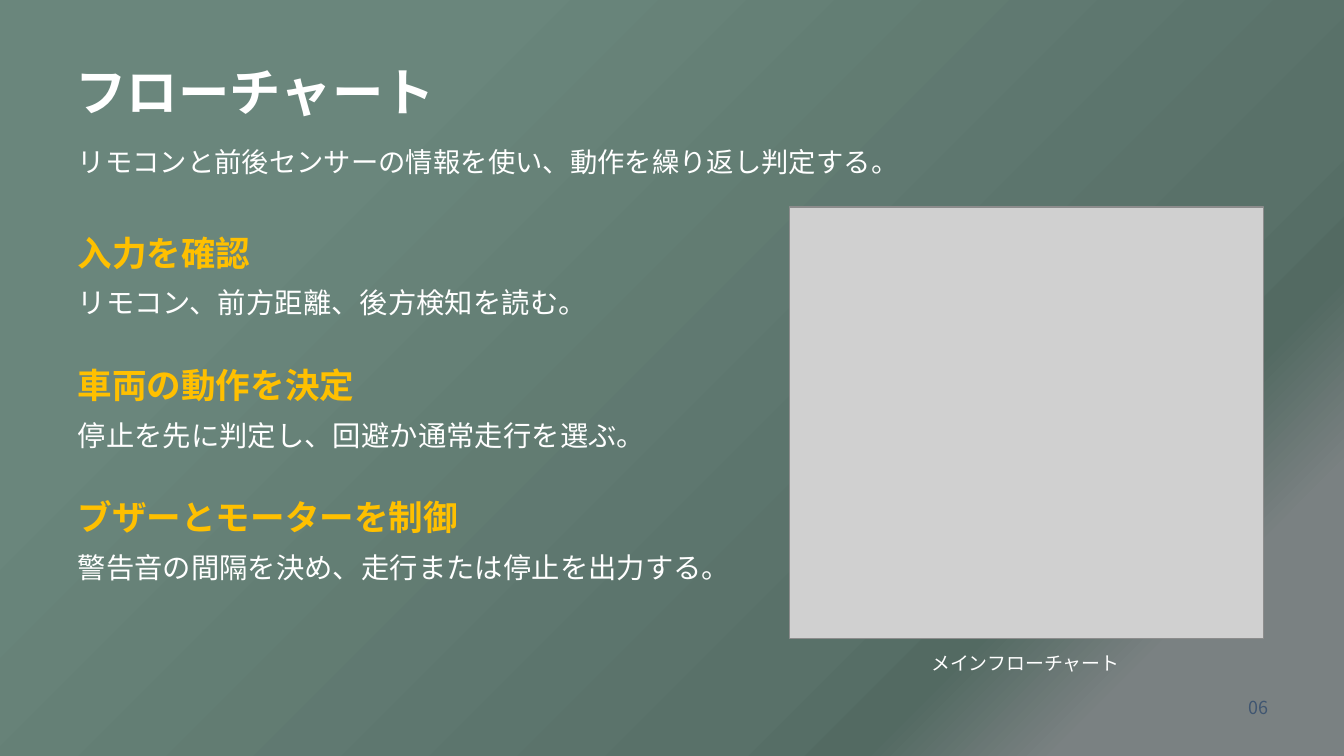
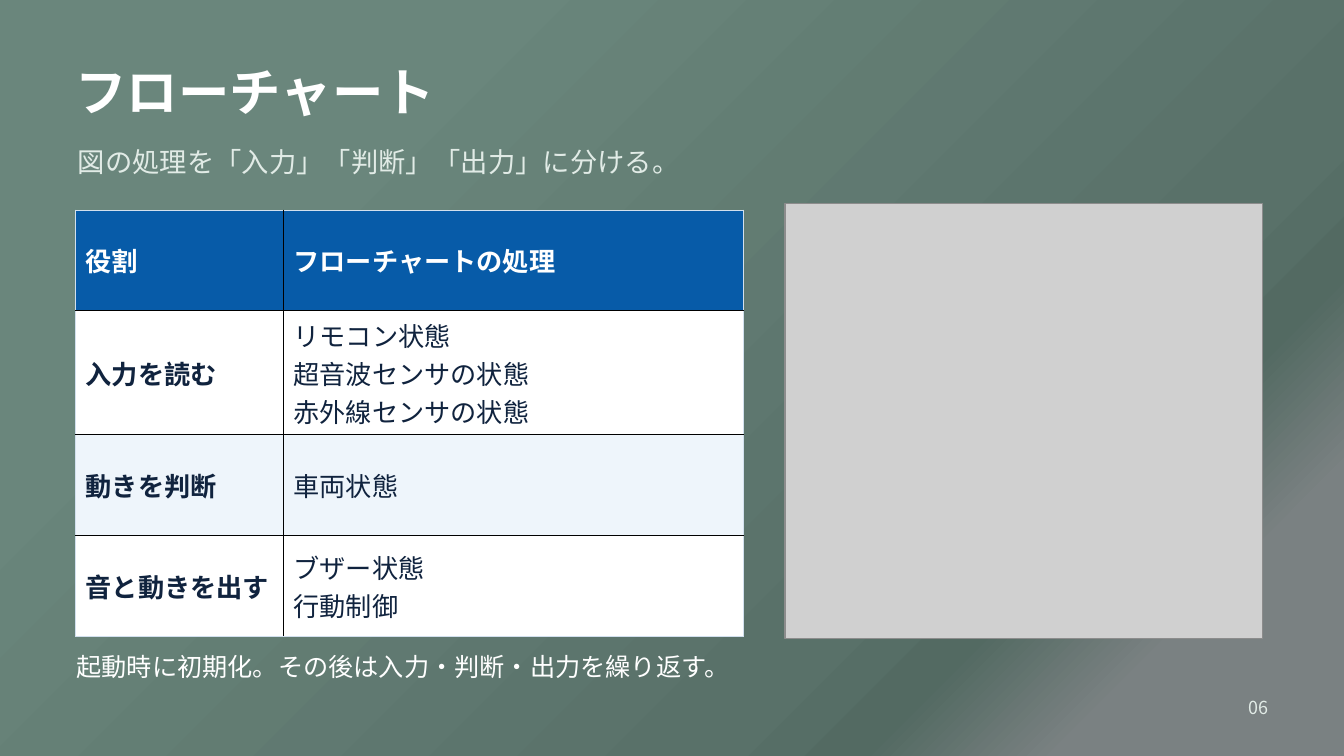
Before and after one commit to aaa1550/-, a slide deck: slide 6 of docs/files/OSOYOO_robot_car_presentation.pptx. Drawn at 1344x756 pixels with LibreOffice and Linux fonts; fonts in the diff are those of the drawing; grey boxes stand for pictures. Boxes give left, top, right and bottom in pixels: in the first picture for what was removed or moved away, otherwise in the second. Text is boxed around its words. In the diff, an @@ line names an element or a change of style, - is before the commit and + after.

```diff
--- a/docs/files/OSOYOO_robot_car_presentation.pptx
+++ b/docs/files/OSOYOO_robot_car_presentation.pptx
@@ text at (x1=78, y1=149, x2=680, y2=175): text changed; text colour #FFFFFF to #E1EBE6 @@
-リモコンと前後センサーの情報を使い、動作を繰り返し判定する。
+図の処理を「入力」「判断」「出力」に分ける。
@@ picture resized from (x1=789, y1=207, x2=1263, y2=638) to (x1=785, y1=204, x2=1263, y2=638) @@
@@ table added at (x1=76, y1=210, x2=743, y2=623), 4 rows, 2 columns @@
+役割 | フローチャートの処理
+入力を読む | リモコン状態 / 超音波センサの状態 / 赤外線センサの状態
+動きを判断 | 車両状態
+音と動きを出す | ブザー状態 / 行動制御
@@ text removed at (x1=78, y1=236, x2=251, y2=269) @@
-入力を確認
@@ text removed at (x1=78, y1=289, x2=587, y2=316) @@
-リモコン、前方距離、後方検知を読む。
@@ text removed at (x1=78, y1=368, x2=355, y2=401) @@
-車両の動作を決定
@@ text removed at (x1=78, y1=422, x2=645, y2=449) @@
-停止を先に判定し、回避か通常走行を選ぶ。
@@ text removed at (x1=78, y1=500, x2=458, y2=533) @@
-ブザーとモーターを制御
@@ text removed at (x1=78, y1=554, x2=731, y2=581) @@
-警告音の間隔を決め、走行または停止を出力する。
@@ text added at (x1=77, y1=655, x2=730, y2=678), 18 pt, text #FFFFFF @@
+起動時に初期化。その後は入力・判断・出力を繰り返す。
@@ text removed at (x1=931, y1=655, x2=1119, y2=672) @@
-メインフローチャート
@@ text "06" at (x1=1249, y1=701, x2=1269, y2=714): text colour #405671 to #E1EBE6 @@
```
Also in this commit, not shown: 7 other slides changed, 3 other files.
